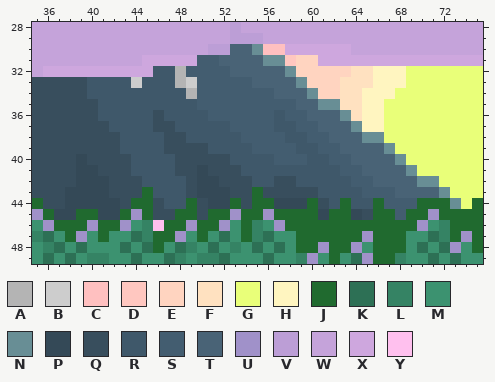
Edited in one commit: pixel-art file (Aseprite WIP/coverpg/title.aseprite). The first picture shows the starting point.
256x64 pixels, 1 frame. Shown: x 35..75, y 28..49. The commit also changed other parts of the picture, which this record leaves out.
Palette (. is transparent): A #b4b4b4  B #cdcdcd  C #ffc0c0  D #ffc7c0  E #ffd4c0  F #ffe1c0  G #e9ff79  H #fff5c0  J #206a2f  K #2d7055  L #358364  M #3c9270  N #688e95  P #344957  Q #384e5d  R #3f586a  S #435d70  T #496376  U #a091c9  V #bc9ed6  W #c5a3da  X #cea7de  Y #ffc0ee
Now the later version:
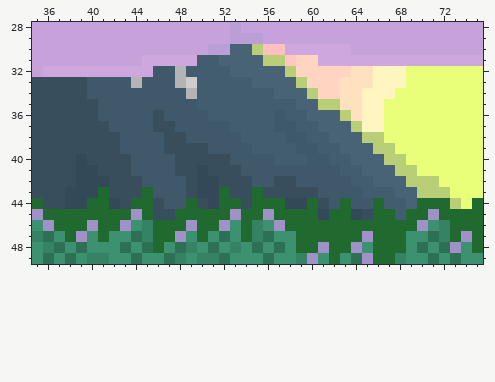
Diff:
colour N: #688e95 -> #b8cf77
Layers "grass", "behind cloud":
y 33: x 44 B -> A
y 39: x 66 T -> N
y 40: x 67 T -> N
y 41: x 68 T -> N
y 42: x 69 T -> N
y 43: x 41 P -> J; x 52 P -> J; x 70..71 TT -> NN
y 44: x 40..41 PP -> JJ; x 52 P -> J; x 57 P -> J; x 69 S -> T
y 45: x 37..38 PP -> JJ; x 41..42 PP -> JJ; x 50 Q -> J
y 46: x 46 Y -> J
